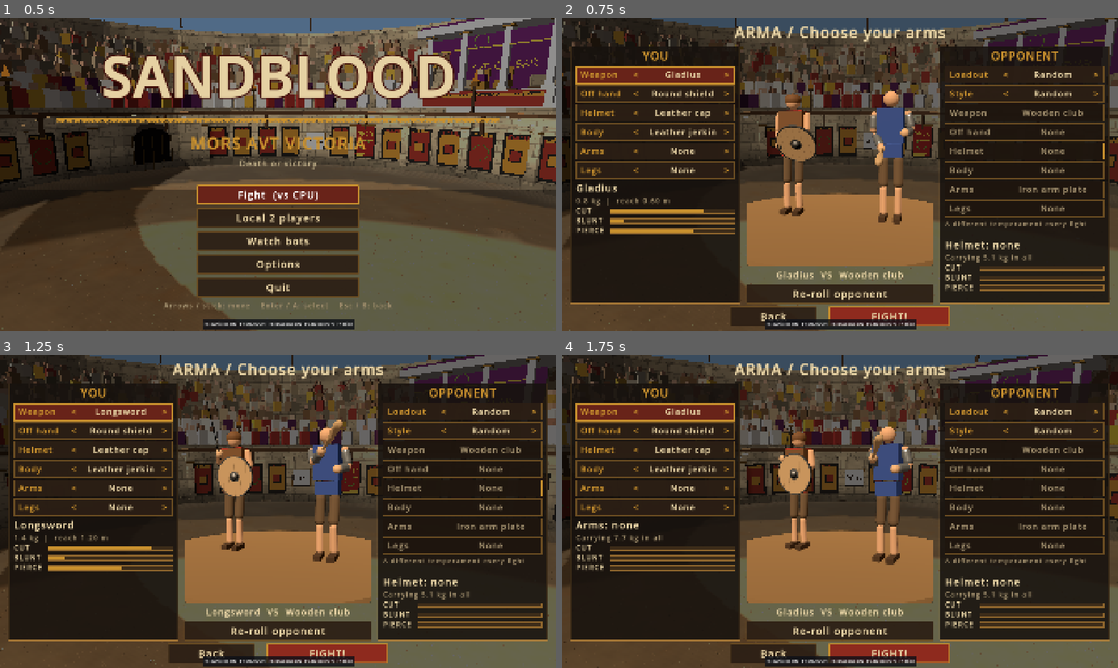
Above: before the commit, frames 1-4 (two rows, left to right).
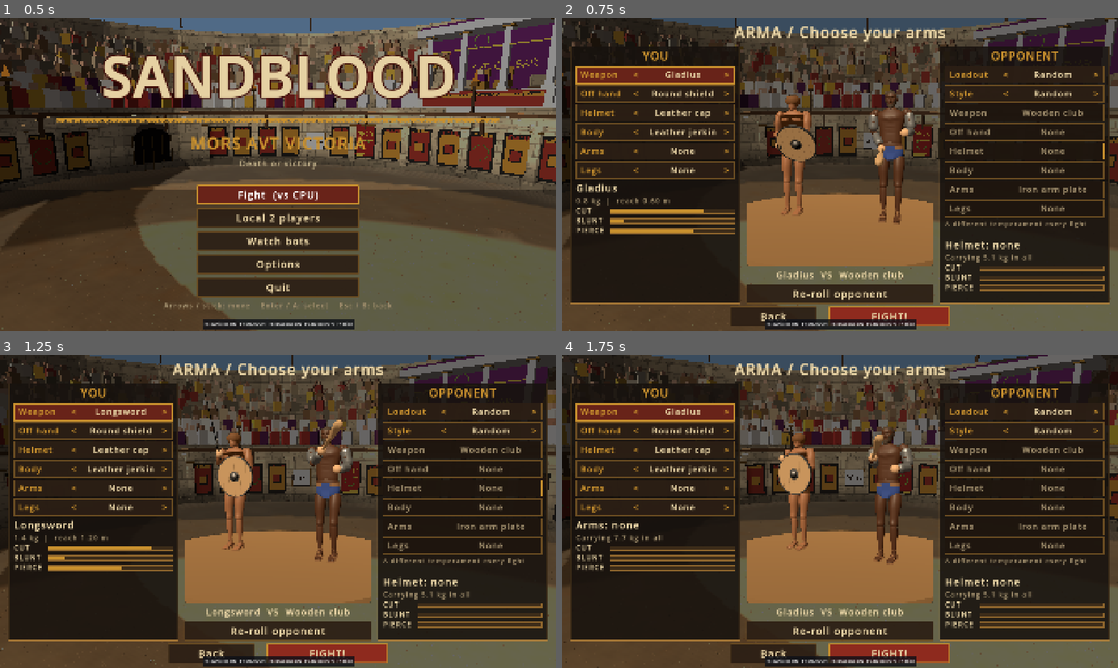
Above: after the commit, the same moments.

Repository: Proximo0/gladiator
Game: Godot game, scene res://game/main.tscn
Two runs of this game, one before a commit and one after it. Both use one fixed random seed, a clock stepped at 60 frames per second and the inputs below.
Inputs (mouse positions are in pixels of both pictures, inside the frame that each line leads up to):
- Up to frame 1 (0.5 s): no input
- Up to frame 2 (0.75 s): tap Enter (ui_accept) at 0.5 s; move the mouse to (962, 158) at 0.52 s; hold D (move_right) from 0.53 s (still down); tap Ctrl (crouch) at 0.6 s; click (962, 158) at 0.67 s
- Up to frame 3 (1.25 s): keep holding D (move_right); tap Enter (ui_accept) at 0.77 s
- Up to frame 4 (1.75 s): release D (move_right) at 1.25 s; drag from (656, 411) to (812, 574) at 1.27 s

Frame 1 is identical in both runs. In frame 2, 2.1% of the frame differs, in the area x 38-64%, y 22-66%; in frame 3, 1.9%; in frame 4, 2.0%.

Commit message:
Fighters wear the Houdini body art: team cloth, varied skin tones and heads, armor refitted, flesh-and-bone caps on severed parts
Co-Authored-By: Claude Opus 5.5 (1M context) <noreply@anthropic.com>
Claude-Session: https://claude.ai/code/session_013R8XaCuSdDMpiKfmDz2iCx

Diff:
--- a/game/fighter/fighter.gd
+++ b/game/fighter/fighter.gd
@@ -86,6 +86,9 @@
 var _armor: Array[String] = []
 var _armor_wear: Dictionary = {}
 var _armor_meshes: Dictionary = {}
+## Seed for the cosmetic skin tone and head pick (the match sets it before setup; visuals only).
+var look_seed: int = 0
+var _art: FighterArt = null
 var _debounce: Dictionary = {}
 var _contacts: Array = []
 var _contacts_frame: int = -1
@@ -153,6 +156,7 @@
 	var skin := Color(0.78, 0.6, 0.47)
 	var cloth := Color(0.62, 0.16, 0.12) if side == 0 else Color(0.16, 0.26, 0.55)
 	var legs := Color(0.36, 0.28, 0.2)
+	_art = FighterArt.new(side, look_seed)
 	for pd: Dictionary in FighterRig.PARTS:
 		var n: String = pd["name"]
 		_rest[n] = Transform3D(Basis(), pd["center"])
@@ -248,6 +252,8 @@
 	parts[n] = b
 	add_child(b)
 	b.global_transform = global_transform * (_rest[n] as Transform3D)
+	if not (loadout.get("look", {}) as Dictionary).has(n):
+		_art.dress(b, n)
 
 
 func _add_shape(b: RigidBody3D, s: Shape3D, m: Mesh, pos: Vector3, mat: Material) -> void:
@@ -445,7 +451,11 @@
 			mat.roughness = 0.8
 	if ad.has("color"):
 		mat.albedo_color = Weapon.parse_color(ad["color"])
-	if pd["shape"] == "sphere":
+	var fit: Dictionary = FighterArt.armor_fit(pn) if b.has_node("Look/Art") else {}
+	if not fit.is_empty():
+		mi.mesh = fit["mesh"]
+		mi.position = fit["pos"]
+	elif pd["shape"] == "sphere":
 		var sm := SphereMesh.new()
 		sm.radius = size.x + 0.015
 		sm.height = sm.radius * 1.6
@@ -1329,6 +1339,7 @@
 		return
 	_severed.append(n)
 	_disconnect_joint(n)
+	_art.cut(parts, n)
 	if health != null and not health.severed.has(n):
 		health.severed.append(n)
 	for h: String in ["r", "l"]:
@@ -1465,10 +1476,12 @@
 		if not want_sev.has(n):
 			_severed.remove_at(_severed.find(n))
 			_connect_joint(n)
+			_art.uncut(n)
 	for n: String in want_sev:
 		if not _severed.has(n):
 			_severed.append(n)
 			_disconnect_joint(n)
+			_art.cut(parts, n)
 	# Armor.
 	var want_armor: Array = d.get("armor", [])
 	_armor.clear()
--- /dev/null
+++ b/game/fighter/fighter_art.gd
@@ -0,0 +1,219 @@
+class_name FighterArt
+extends RefCounted
+## Body art for one fighter: instances res://assets/body/<part>.glb (authored in the part's own frame) under the part's
+## "Look" slot, tinted per fighter with shared material overrides (cloth = side colour, skin = tone picked from the
+## match seed), and the flat flesh/bone caps shown on both sides of a dismemberment. Visual only: collision shapes
+## and physics never change. A missing asset leaves the primitive mesh in place.
+
+const DIR: String = "res://assets/body/"
+const ART_NAME: String = "Art"
+## Distance the cap's origin sits inside the cut plane along its normal (the disc is 0.0165 thick, top at +0.0045).
+const CAP_SINK: float = 0.004
+## How far from the pivot to the art's end the cut face sits (0 = at the pivot, 1 = at the tip).
+const CUT_REACH: float = 0.5
+
+var _skin: StandardMaterial3D = null
+var _cloth: StandardMaterial3D = null
+var _head_scene: String = "head"
+var _caps: Dictionary = {}
+
+
+func _init(side: int, match_seed: int) -> void:
+	_skin = _tinted("skin", BodyLook.skin_color(match_seed, side))
+	_cloth = _tinted("cloth", BodyLook.cloth_color(side))
+	if BodyLook.bearded(match_seed, side):
+		_head_scene = "head_b"
+
+
+func _tinted(kind: String, col: Color) -> StandardMaterial3D:
+	var m := StandardMaterial3D.new()
+	m.resource_name = kind
+	m.albedo_color = col
+	m.roughness = 0.55 if kind == "skin" else 0.9
+	return m
+
+
+static func _scene(asset: String) -> PackedScene:
+	var path: String = DIR + asset + ".glb"
+	if not ResourceLoader.exists(path):
+		return null
+	return load(path) as PackedScene
+
+
+func _instance(asset: String) -> Node3D:
+	var sc: PackedScene = _scene(asset)
+	if sc == null:
+		return null
+	var root: Node3D = sc.instantiate() as Node3D
+	if root == null:
+		return null
+	_tint(root)
+	return root
+
+
+func _tint(n: Node) -> void:
+	if n is MeshInstance3D:
+		var mi := n as MeshInstance3D
+		mi.cast_shadow = GeometryInstance3D.SHADOW_CASTING_SETTING_ON
+		if mi.mesh != null:
+			for i: int in mi.mesh.get_surface_count():
+				var m: Material = mi.mesh.surface_get_material(i)
+				if m == null:
+					continue
+				if m.resource_name == "skin":
+					mi.set_surface_override_material(i, _skin)
+				elif m.resource_name == "cloth":
+					mi.set_surface_override_material(i, _cloth)
+	for c: Node in n.get_children():
+		_tint(c)
+
+
+## Puts the art for part `pn` under body `b`'s Look slot and hides the primitive meshes there. False when the asset is
+## missing (the primitives stay).
+func dress(b: Node3D, pn: String) -> bool:
+	var asset: String = _head_scene if pn == "head" else pn
+	var art: Node3D = _instance(asset)
+	if art == null:
+		return false
+	var look: Node3D = b.get_node_or_null("Look") as Node3D
+	if look == null:
+		return false
+	for c: Node in look.get_children():
+		if c is MeshInstance3D:
+			(c as MeshInstance3D).visible = false
+	art.name = ART_NAME
+	look.add_child(art)
+	return true
+
+
+## Mesh bounds of the art on `b` in the part's frame (empty AABB when none).
+static func _bounds(b: Node3D) -> AABB:
+	var art: Node = b.get_node_or_null("Look/" + ART_NAME)
+	if art == null:
+		return AABB()
+	var out := AABB()
+	var first: bool = true
+	for c: Node in art.get_children():
+		if c is MeshInstance3D:
+			var bb: AABB = (c as MeshInstance3D).get_aabb()
+			out = bb if first else out.merge(bb)
+			first = false
+	return out
+
+
+## Where the cut face of `b` lies along the unit direction `dir` (part frame): the art's extreme in that direction.
+static func _plane(b: Node3D, dir: Vector3) -> Vector3:
+	var bb: AABB = _bounds(b)
+	if bb.size == Vector3.ZERO:
+		return Vector3.ZERO
+	var y: float = bb.end.y if dir.y > 0.0 else bb.position.y
+	return Vector3(0.0, y, 0.0)
+
+
+func _add_cap(b: Node3D, key: String, asset: String, at: Vector3, normal: Vector3) -> void:
+	var cap: Node3D = _instance(asset)
+	if cap == null:
+		return
+	cap.name = "Cap_" + key
+	var look: Node3D = b.get_node_or_null("Look") as Node3D
+	if look == null:
+		cap.free()
+		return
+	var basis := Basis(Quaternion(Vector3.UP, normal.normalized()))
+	cap.transform = Transform3D(basis, at - normal.normalized() * CAP_SINK)
+	look.add_child(cap)
+	_caps[key] = cap
+
+
+## Part `n` was cut from its parent: a cap on the stump (parent side, facing the piece) and one on the piece.
+## `parts` maps names to bodies. Cap positions follow the joint pivot and the art's end faces.
+func cut(parts: Dictionary, n: String) -> void:
+	var asset: String = BodyLook.cap_for(n)
+	var pd: Dictionary = FighterRig.part(n)
+	if asset == "" or pd.is_empty() or _caps.has(n + "_piece"):
+		return
+	var pn: String = str(pd["parent"])
+	if not parts.has(n) or not parts.has(pn):
+		return
+	var pivot: Vector3 = pd["pivot"]
+	var piece_c: Vector3 = pd["center"]
+	var parent_c: Vector3 = FighterRig.part(pn)["center"]
+	# Direction from the pivot toward the piece, along the bone (+-Y).
+	var toward_piece: Vector3 = Vector3.DOWN if piece_c.y < pivot.y else Vector3.UP
+	var piece_b: Node3D = parts[n]
+	var parent_b: Node3D = parts[pn]
+	var at_piece: Vector3 = _plane(piece_b, -toward_piece)
+	var at_stump: Vector3 = _plane(parent_b, toward_piece)
+	var has_art: bool = at_stump.y != 0.0 and at_piece.y != 0.0
+	# The art tapers past the pivot (it overlaps its neighbour so a bent joint shows no gap): put the cut face part way
+	# from the pivot to the art's end, where the mesh is about as wide as the cap.
+	at_piece.y = (pivot.y - piece_c.y) + (at_piece.y - (pivot.y - piece_c.y)) * CUT_REACH
+	at_stump.y = (pivot.y - parent_c.y) + (at_stump.y - (pivot.y - parent_c.y)) * CUT_REACH
+	# Keep the cut face's lateral position on the joint axis.
+	at_piece.x = pivot.x - piece_c.x
+	at_piece.z = pivot.z - piece_c.z
+	at_stump.x = pivot.x - parent_c.x
+	at_stump.z = pivot.z - parent_c.z
+	if not has_art:
+		at_piece = pivot - piece_c
+		at_stump = pivot - parent_c
+	_add_cap(piece_b, n + "_piece", asset, at_piece, -toward_piece)
+	_add_cap(parent_b, n + "_stump", asset, at_stump, toward_piece)
+
+
+## Undo `cut` (a restored snapshot reattached the part).
+func uncut(n: String) -> void:
+	for k: String in [n + "_piece", n + "_stump"]:
+		if _caps.has(k):
+			var c: Node = _caps[k]
+			if is_instance_valid(c):
+				c.get_parent().remove_child(c)
+				c.free()
+			_caps.erase(k)
+
+
+## Armor fit over the body art: per part, the shape that sits just outside the skin (placeholder armor meshes are
+## still primitives). "cyl" is an elliptical (rx, rz) tapered cylinder, "sphere" an ellipsoid, "capsule" a limb sleeve.
+const ARMOR_FIT: Dictionary = {
+	"pelvis": {"shape": "cyl", "rx": 0.185, "rz": 0.135, "h": 0.19, "pos": Vector3(0, -0.01, 0), "taper": 1.0},
+	"torso": {"shape": "cyl", "rx": 0.205, "rz": 0.125, "h": 0.40, "pos": Vector3(0, -0.03, 0), "taper": 0.83},
+	"head": {"shape": "sphere", "r": 0.112, "h": 0.19, "pos": Vector3(0, 0.02, 0)},
+	"upper_arm_l": {"shape": "capsule", "r": 0.072, "h": 0.27, "pos": Vector3(0, 0.0, 0)},
+	"upper_arm_r": {"shape": "capsule", "r": 0.072, "h": 0.27, "pos": Vector3(0, 0.0, 0)},
+	"forearm_l": {"shape": "capsule", "r": 0.058, "h": 0.26, "pos": Vector3(0, 0.035, 0)},
+	"forearm_r": {"shape": "capsule", "r": 0.058, "h": 0.26, "pos": Vector3(0, 0.035, 0)},
+	"thigh_l": {"shape": "capsule", "r": 0.100, "h": 0.38, "pos": Vector3(0, 0.0, 0)},
+	"thigh_r": {"shape": "capsule", "r": 0.100, "h": 0.38, "pos": Vector3(0, 0.0, 0)},
+	"shin_l": {"shape": "capsule", "r": 0.066, "h": 0.34, "pos": Vector3(0, 0.03, 0)},
+	"shin_r": {"shape": "capsule", "r": 0.066, "h": 0.34, "pos": Vector3(0, 0.03, 0)},
+}
+
+
+## {"mesh": Mesh, "pos": Vector3} fitted to the art on part `pn`, or {} when the part has no fit (use the primitive).
+static func armor_fit(pn: String) -> Dictionary:
+	if not ARMOR_FIT.has(pn):
+		return {}
+	var f: Dictionary = ARMOR_FIT[pn]
+	var mesh: Mesh = null
+	match str(f["shape"]):
+		"cyl":
+			var cm := CylinderMesh.new()
+			cm.top_radius = 1.0
+			cm.bottom_radius = float(f["taper"])
+			cm.height = float(f["h"])
+			cm.radial_segments = 20
+			cm.rings = 1
+			var st := SurfaceTool.new()
+			st.append_from(cm, 0, Transform3D(Basis.from_scale(Vector3(float(f["rx"]), 1.0, float(f["rz"]))), Vector3.ZERO))
+			mesh = st.commit()
+		"sphere":
+			var sm := SphereMesh.new()
+			sm.radius = float(f["r"])
+			sm.height = float(f["h"])
+			mesh = sm
+		_:
+			var pm := CapsuleMesh.new()
+			pm.radius = float(f["r"])
+			pm.height = float(f["h"])
+			mesh = pm
+	return {"mesh": mesh, "pos": f["pos"]}
--- /dev/null
+++ b/game/logic/body_look.gd
@@ -0,0 +1,58 @@
+class_name BodyLook
+extends RefCounted
+## Pure picks for a fighter's body art: skin tone and head variant from the match seed and the side, plus the cloth
+## colour per side. Deterministic, no RNG; visuals only (never feeds physics).
+
+const SKIN_TONES: Array[Color] = [
+	Color(0.89, 0.72, 0.60),
+	Color(0.80, 0.60, 0.46),
+	Color(0.68, 0.48, 0.34),
+	Color(0.55, 0.37, 0.26),
+	Color(0.40, 0.26, 0.18),
+	Color(0.29, 0.18, 0.12),
+]
+const CLOTH_RED: Color = Color(0.62, 0.16, 0.12)
+const CLOTH_BLUE: Color = Color(0.16, 0.26, 0.55)
+
+
+static func _mix(seed_value: int) -> int:
+	var h: int = (seed_value * 2654435761 + 40503) & 0x7FFFFFFF
+	h = ((h ^ (h >> 13)) * 1274126177) & 0x7FFFFFFF
+	return h ^ (h >> 16)
+
+
+## Index into SKIN_TONES. The two sides never share a tone.
+static func skin_index(match_seed: int, side: int) -> int:
+	var h: int = _mix(match_seed)
+	var first: int = h % SKIN_TONES.size()
+	if side == 0:
+		return first
+	return (first + 1 + int((h >> 8) % (SKIN_TONES.size() - 1))) % SKIN_TONES.size()
+
+
+static func skin_color(match_seed: int, side: int) -> Color:
+	return SKIN_TONES[skin_index(match_seed, side)]
+
+
+## True when the fighter wears the bearded head.
+static func bearded(match_seed: int, side: int) -> bool:
+	return ((_mix(match_seed + side * 7919 + 1) >> 5) & 1) == 1
+
+
+static func cloth_color(side: int) -> Color:
+	return CLOTH_RED if side == 0 else CLOTH_BLUE
+
+
+## Joint -> cap asset for a severed part ("" when the part has no cap).
+static func cap_for(part: String) -> String:
+	if part == "head":
+		return "cap_neck"
+	if part.begins_with("upper_arm"):
+		return "cap_shoulder"
+	if part.begins_with("forearm"):
+		return "cap_elbow"
+	if part.begins_with("thigh"):
+		return "cap_hip"
+	if part.begins_with("shin"):
+		return "cap_knee"
+	return ""
--- a/game/match/match.gd
+++ b/game/match/match.gd
@@ -168,6 +168,7 @@
 		f.name = "Fighter%d" % side
 		add_child(f)
 		f.global_transform = Arena.spawn_transform(side, radius)
+		f.look_seed = seed
 		f.setup((config["loadouts"] as Array)[side], side, Tuning.shared())
 		fighters.append(f)
 	(fighters[0] as Fighter).opponent = fighters[1]
--- /dev/null
+++ b/tests/unit/test_body_look.gd
@@ -0,0 +1,25 @@
+extends TestCase
+
+
+func test_deterministic_and_sides_differ() -> void:
+	for s: int in 40:
+		assert_eq(BodyLook.skin_index(s, 0), BodyLook.skin_index(s, 0))
+		assert_true(BodyLook.skin_index(s, 0) != BodyLook.skin_index(s, 1), "sides differ for seed %d" % s)
+		assert_eq(BodyLook.bearded(s, 1), BodyLook.bearded(s, 1))
+
+
+func test_tones_vary_over_seeds() -> void:
+	var seen: Dictionary = {}
+	var beards: int = 0
+	for s: int in 200:
+		seen[BodyLook.skin_index(s, 0)] = true
+		if BodyLook.bearded(s, 0):
+			beards += 1
+	assert_eq(seen.size(), BodyLook.SKIN_TONES.size())
+	assert_true(beards > 40 and beards < 160, "beards mixed: %d" % beards)
+
+
+func test_caps() -> void:
+	assert_eq(BodyLook.cap_for("head"), "cap_neck")
+	assert_eq(BodyLook.cap_for("shin_r"), "cap_knee")
+	assert_eq(BodyLook.cap_for("torso"), "")
Not shown, added: game/fighter/fighter_art.gd.uid
Not shown, added: game/logic/body_look.gd.uid
Not shown, added: tests/unit/test_body_look.gd.uid
